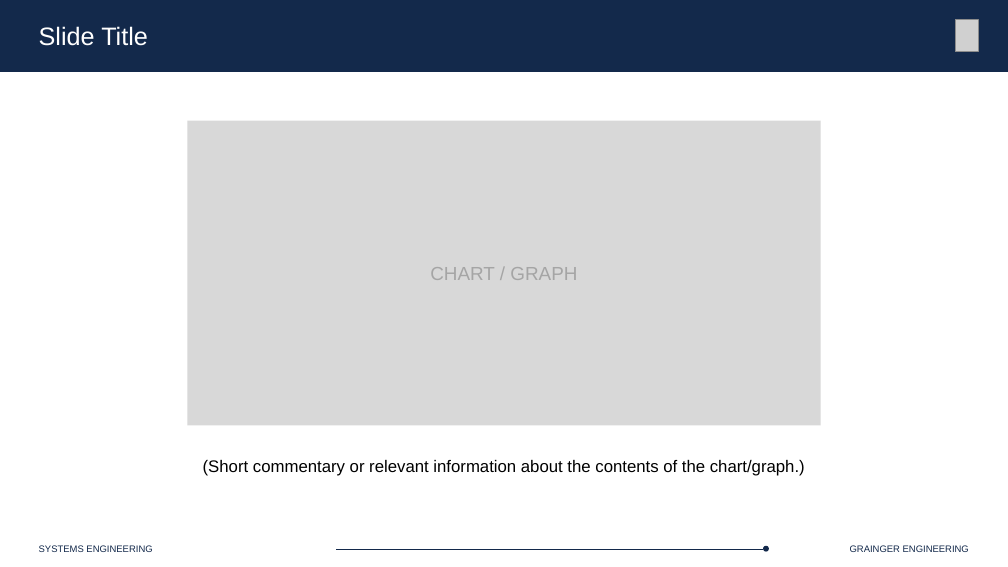
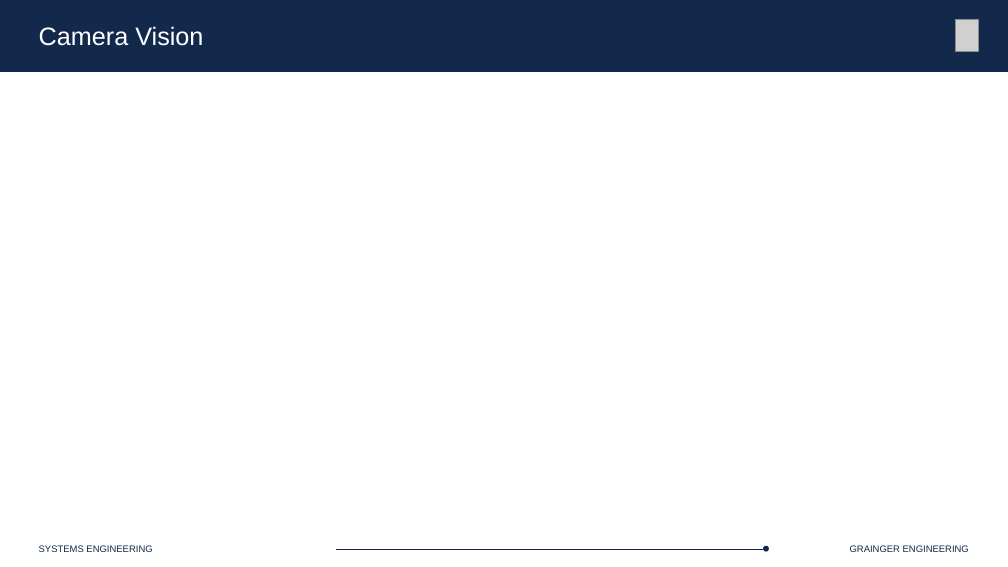
Before and after one commit to Marius-Juston/SE-423---Class-Material, a slide deck: slide 39 of Lectures/Slides/L17.pptx (slide 37 before the commit). Drawn at 1008x567 pixels with LibreOffice and Linux fonts; fonts in the diff are those of the drawing; grey boxes stand for pictures. Boxes give left, top, right and bottom in pixels: in the first picture for what was removed or moved away, otherwise in the second. Text is boxed around its words. In the diff, an @@ line names an element or a change of style, - is before the commit and + after.

```diff
--- a/Lectures/Slides/L17.pptx
+++ b/Lectures/Slides/L17.pptx
@@ text at box(39, 26, 203, 46): text changed @@
-Slide Title
+Camera Vision
@@ rectangle removed at box(188, 120, 821, 425) @@
@@ text removed at box(430, 267, 577, 280) @@
-CHART / GRAPH
@@ text removed at box(203, 460, 805, 476) @@
-(Short commentary or relevant information about the contents of the chart/graph.)
```
Also in this commit, not shown: 3 other slides changed, 8 slides added, 8 slides removed, 1 other file.
